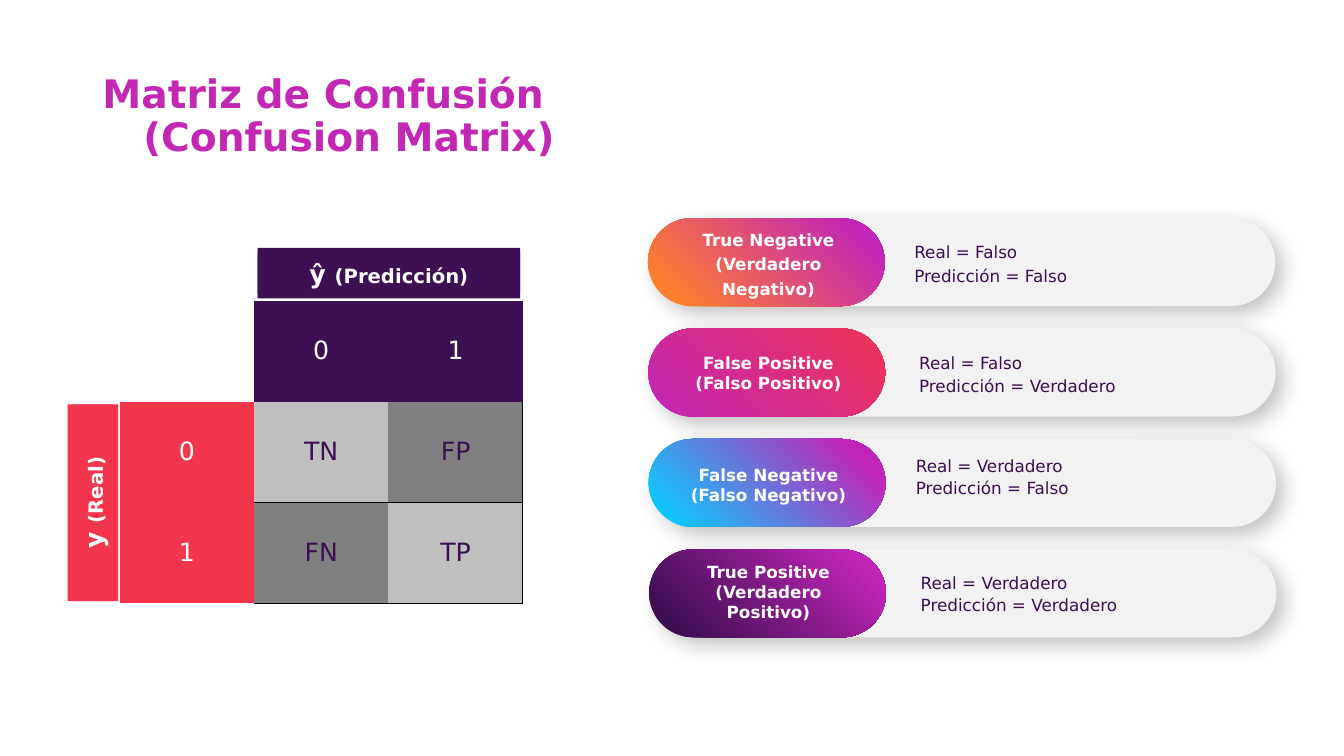
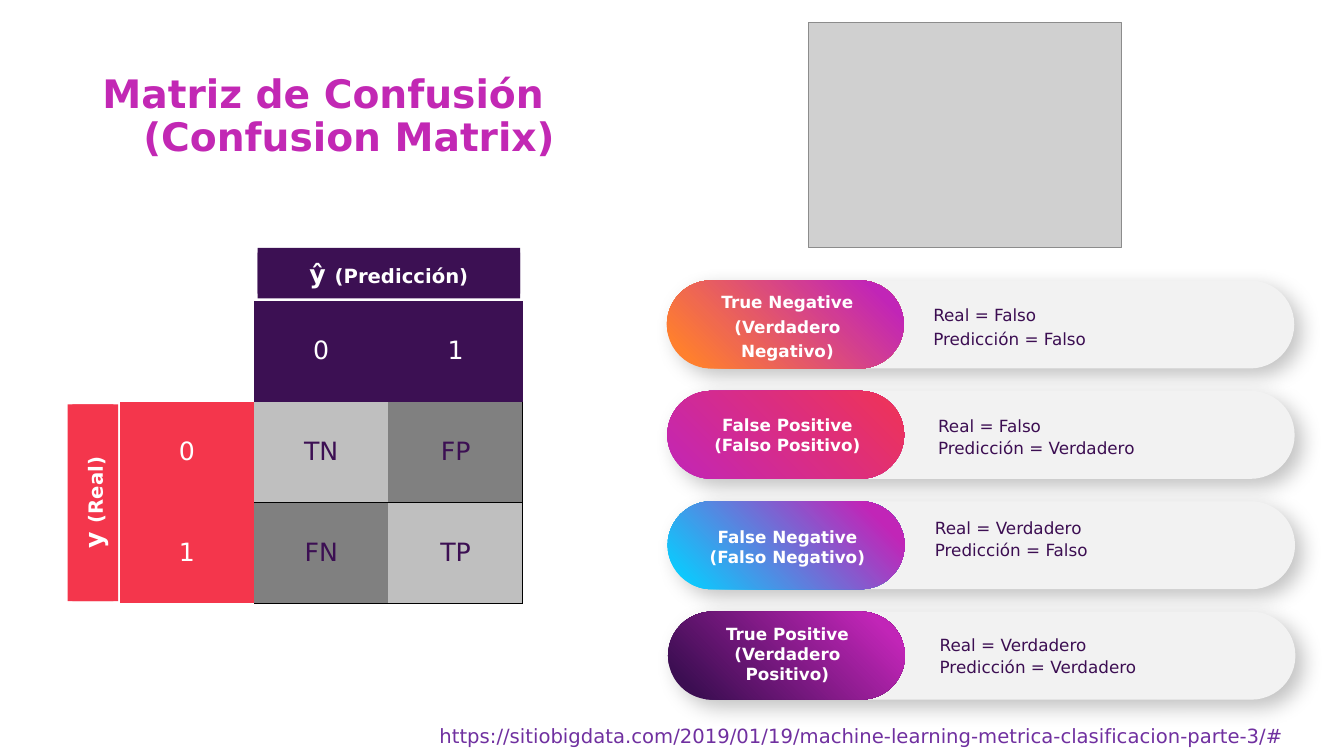
Before and after one commit to csameshiman/Axity_Curso_ML_2023, a slide deck: slide 14 of Diapositivas/Parte 03.Clasificación/03_01_Logistic_Regression.pptx (slide 17 before the commit). Drawn at 1344x756 pixels with LibreOffice and Linux fonts; fonts in the diff are those of the drawing; grey boxes stand for pictures; background and template pictures are left out. Boxes give left, top, right and bottom in pixels: in the first picture for what was removed or moved away, otherwise in the second. Text is boxed around its words. In the diff, an @@ line names an element or a change of style, - is before the commit and + after.

```diff
--- a/Diapositivas/Parte 03.Clasificación/03_01_Logistic_Regression.pptx
+++ b/Diapositivas/Parte 03.Clasificación/03_01_Logistic_Regression.pptx
@@ picture added at [809,22,1122,248] @@
@@ 7 texts, 6 rounded rectangles: place and size @@
-7 texts, 6 rounded rectangles at [648,218,1276,612]
+7 texts, 6 rounded rectangles at [667,280,1296,674]
@@ 2 rounded rectangles, 1 text: place and size @@
-2 rounded rectangles, 1 text at [649,549,1276,637]
+2 rounded rectangles, 1 text at [668,612,1296,700]
@@ text added at [439,728,1282,747], 14 pt, text #7030A0 @@
+https://sitiobigdata.com/2019/01/19/machine-learning-metrica-clasificacion-parte-3/#
```
Also in this commit, not shown: 8 other slides changed, 1 slide added, 4 slides removed.
